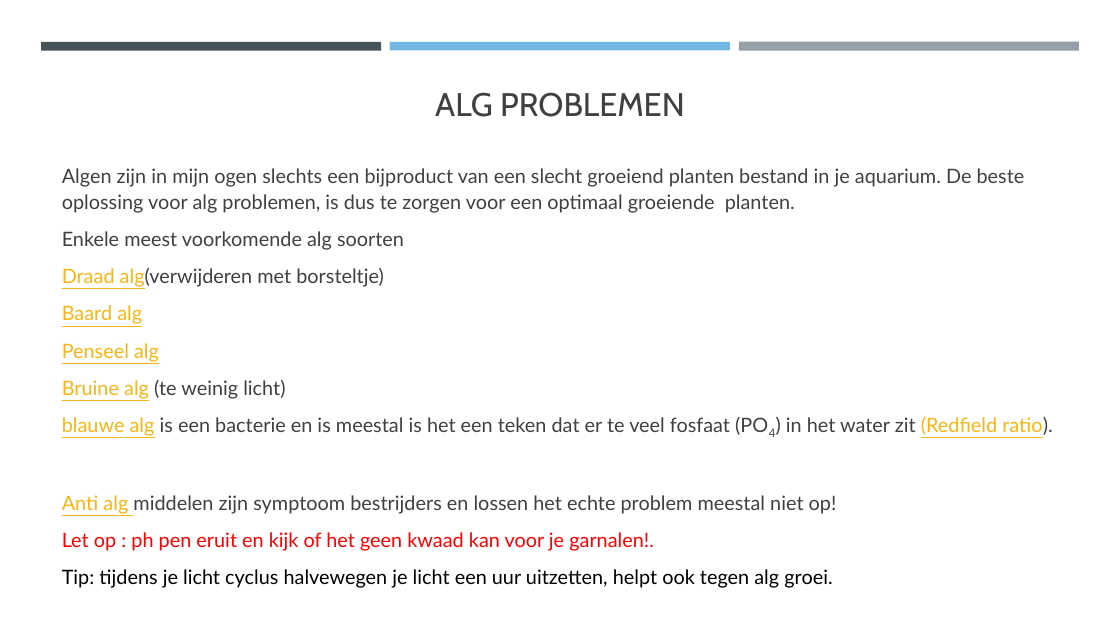
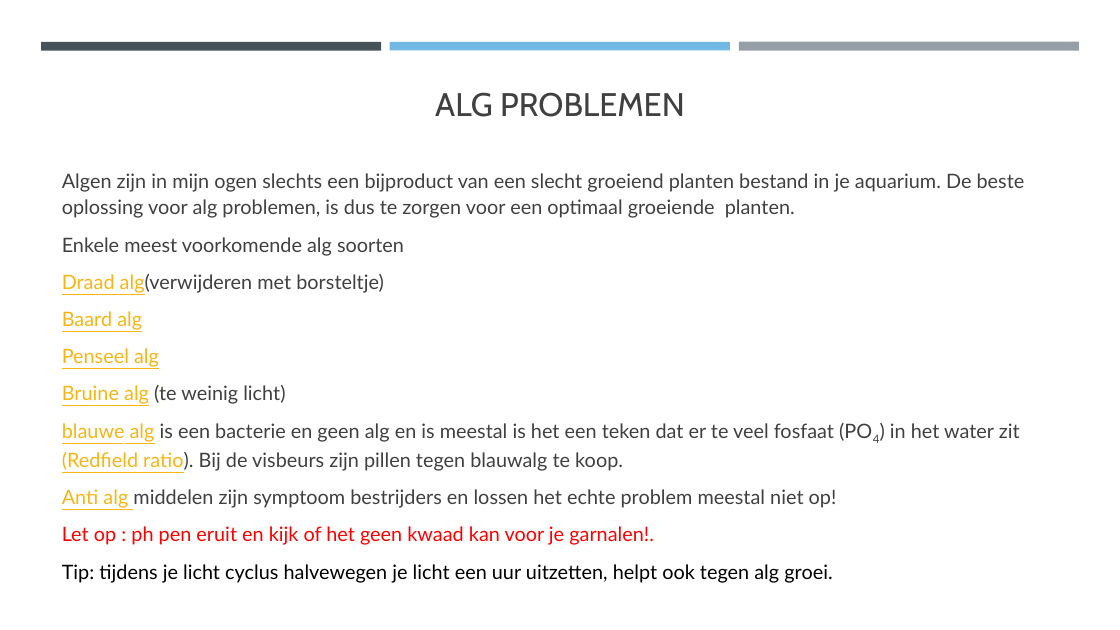
Before and after one commit to Riekusb/arduino, a slide deck: slide 13 of lezingen/basiskennis aquarium houden/Basiskennis aquarium.pptx. Drawn at 1120x630 pixels with LibreOffice and Linux fonts; fonts in the diff are those of the drawing. Boxes give left, top, right and bottom in pixels: in the first picture for what was removed or moved away, otherwise in the second. Text is boxed around its words. In the diff, an @@ line names an element or a change of style, - is before the commit and + after.

```diff
--- a/lezingen/basiskennis aquarium houden/Basiskennis aquarium.pptx
+++ b/lezingen/basiskennis aquarium houden/Basiskennis aquarium.pptx
@@ text at [62, 423, 1020, 471]: text changed @@
-blauwe alg is een bacterie en is meestal is het een teken dat er te veel fosfaat (PO4) in het water zit (Redfield ratio).
+blauwe alg is een bacterie en geen alg en is meestal is het een teken dat er te veel fosfaat (PO4) in het water zit (Redfield ratio). Bij de visbeurs zijn pillen tegen blauwalg te koop.
```
Also in this commit, not shown: 19 other slides changed, 1 other file.
